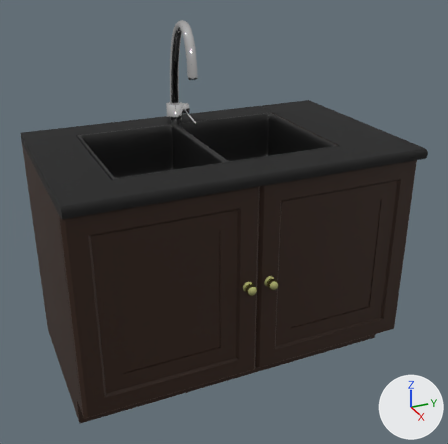
What one commit did to the FBX model Meshes/Cabinet_Sink.fbx.
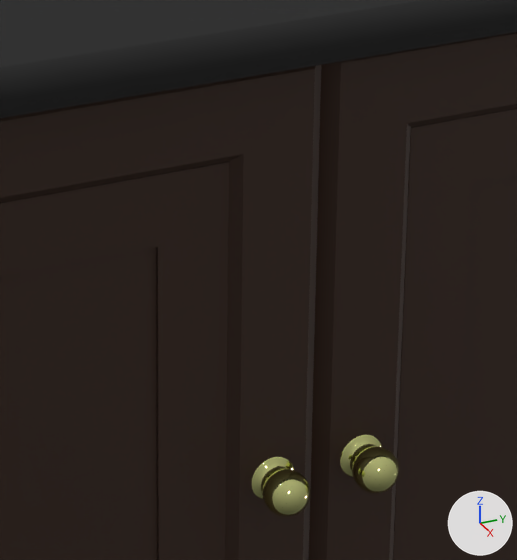
Old and new are each drawn whole from a 50 mm lens placed at (1.593, 0.065, 0.878), pointed at (0.05, 0.76, 0.107) and again close up on the part from 41% to 69% of the width and 38% to 69% of the height. Every picture has the same lights, and +X, +Y and +Z are marked at lower right.

The older version as bpy lines, for what is in view:
```python
me_cube_027 = bpy.data.meshes.new('Cube.027')
me_cube_027.from_pydata(...)  # 285 vertices, 252 faces; spans x -0.252..0.376, y -0.5..0.5, z -0.397..0.364
# faces by material slot: [99, 54, 99]
me_cube_027.materials.append(mat_kaappi)  # brown #311a0b
me_cube_027.materials.append(mat_taso)  # black #1c1c1c
me_cube_027.materials.append(mat_metalli)  # white #e7e7e7
me_cube_042 = bpy.data.meshes.new('Cube.042')
me_cube_042.from_pydata(...)  # 612 vertices, 766 faces; spans x 0.0..0.065, y 0.0..0.5, z -0.29..0.29
# faces by material slot: [30, 736]
me_cube_042.materials.append(mat_kaappi)  # brown #311a0b
me_cube_042.materials.append(mat_metalli_001)  # beige #e5e799
me_cube_077 = bpy.data.meshes.new('Cube.077')
me_cube_077.from_pydata(...)  # 612 vertices, 766 faces; spans x 0.27..0.335, y 0.75..1.25, z -0.261..0.32
# faces by material slot: [30, 736]
me_cube_077.materials.append(mat_kaappi)  # brown #311a0b
me_cube_077.materials.append(mat_metalli_001)  # beige #e5e799
ob_cabinet_001 = bpy.data.objects.new('Cabinet.001', me_cube_027)
ob_cabinet_001.location = (-0.048, 0.75, 0.047)
ob_door_left_001 = bpy.data.objects.new('Door_Left.001', me_cube_077)
ob_door_left_001.location = (0.0, 0.0, 0.0)
ob_door_left_002 = bpy.data.objects.new('Door_Left.002', me_cube_042)
ob_door_left_002.location = (0.272, 0.25, 0.0295)
```
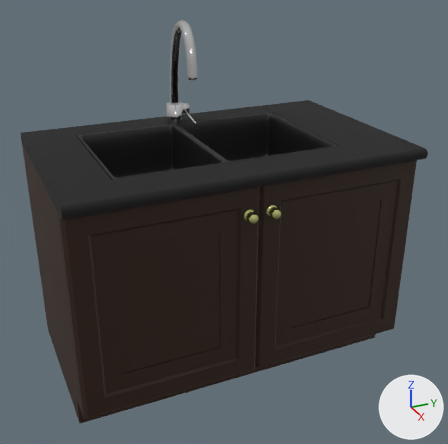
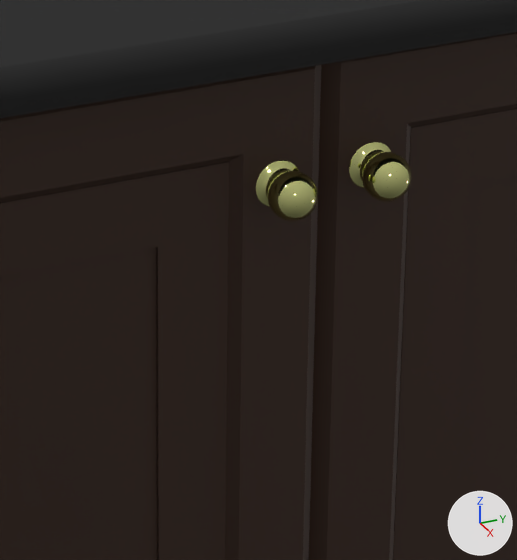
What differs and where, as boxes (x1, y1, x2, y2) in the close-ups (517 x 560 px; the box of a moved part takes in the faces that stretch with it):
part 1 of me_cube_077, moved or reshaped: before (352, 446, 399, 494); after (362, 152, 412, 201)
part 2 of me_cube_077, moved or reshaped: before (340, 435, 382, 477); after (349, 142, 391, 188)
part 3 of me_cube_042, moved or reshaped: before (262, 468, 310, 517); after (267, 171, 318, 221)
part 4 of me_cube_042, moved or reshaped: before (252, 457, 294, 499); after (256, 160, 299, 207)

Diff of the bpy script that builds the scene:
```diff
--- a/Meshes/Cabinet_Sink.fbx.py
+++ b/Meshes/Cabinet_Sink.fbx.py
@@ me_cube_077 @@
 me_cube_077.from_pydata(...)  # 612 vertices, 766 faces; spans x 0.27..0.335, y 0.75..1.25, z -0.261..0.32
 # used by ob_door_left_001; location = (0.0, 0.0, 0.0)
+# me_cube_077 part 1: the loose piece of 162 vertices spanning x 0.304..0.335, y 0.768..0.799, z 0.013..0.045 is moved by (0.0, 0.0, 0.209)
+# me_cube_077 part 2: the loose piece of 418 vertices spanning x 0.298..0.309, y 0.767..0.799, z 0.013..0.045 is moved by (0.0, 0.0, 0.209)
 me_cube_077.materials.append(mat_kaappi)
@@ me_cube_042 @@
 me_cube_042.from_pydata(...)  # 612 vertices, 766 faces; spans x 0.0..0.065, y 0.0..0.5, z -0.29..0.29
 # used by ob_door_left_002; location = (0.272, 0.25, 0.0295)
+# me_cube_042 part 3: the loose piece of 162 vertices spanning x 0.034..0.065, y 0.451..0.482, z -0.016..0.015 is moved by (0.0, 0.0, 0.209)
+# me_cube_042 part 4: the loose piece of 418 vertices spanning x 0.028..0.039, y 0.451..0.483, z -0.016..0.015 is moved by (0.0, 0.0, 0.209)
 me_cube_042.materials.append(mat_kaappi)
```
